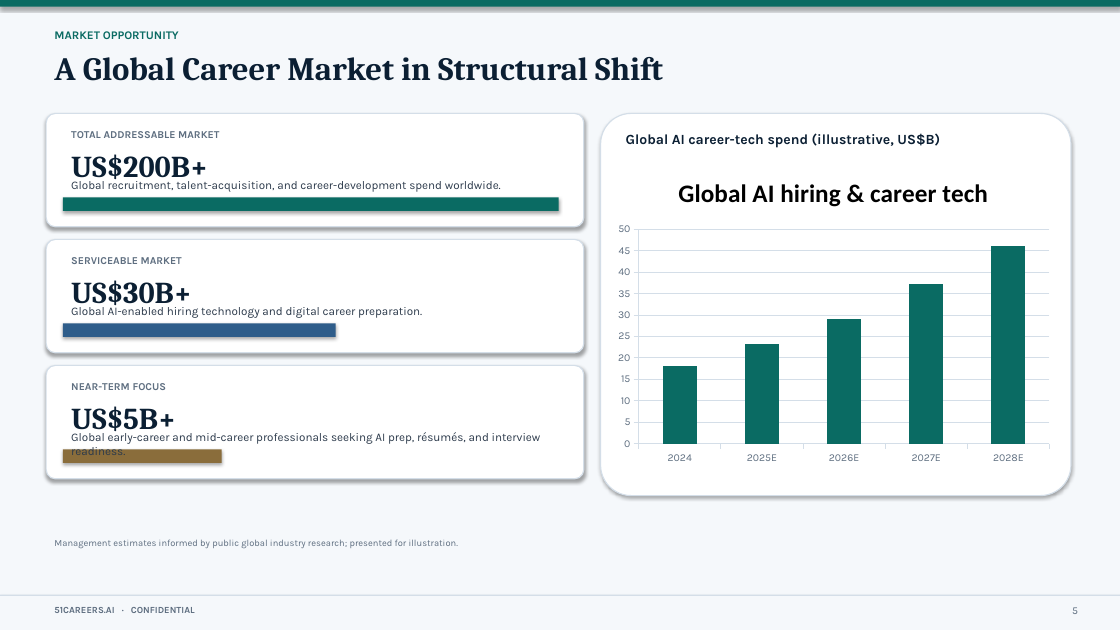
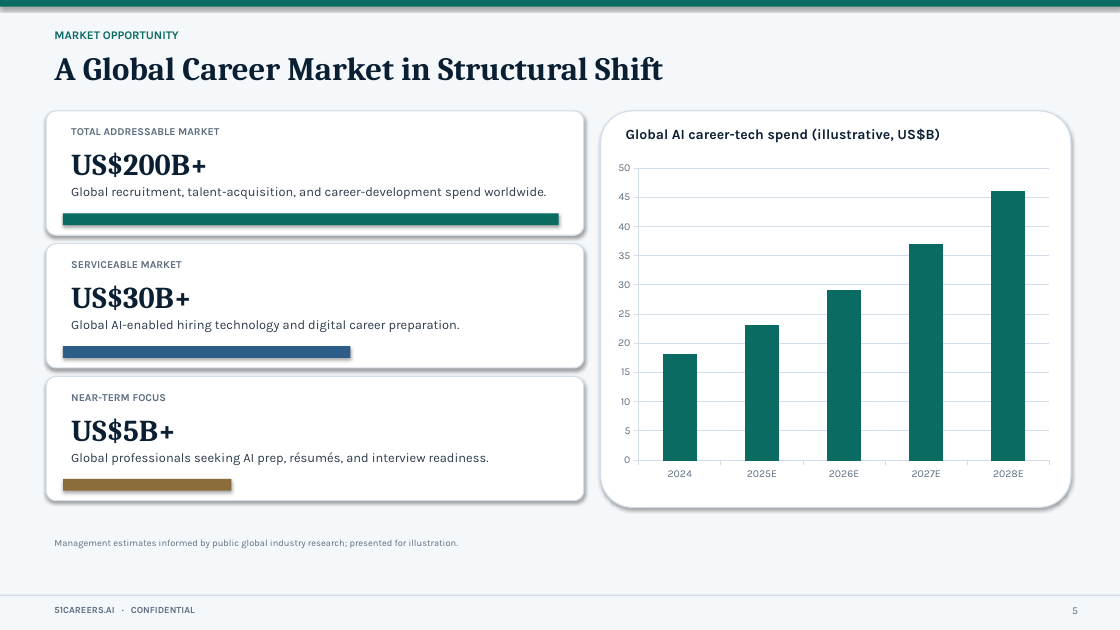
Before and after one commit to anthonyleedu/anthonyleedu, a slide deck: slide 5 of 51Careers_AI_Investor_Presentation.pptx. Drawn at 1120x630 pixels with LibreOffice and Linux fonts; fonts in the diff are those of the drawing. Boxes give left, top, right and bottom in pixels: in the first picture for what was removed or moved away, otherwise in the second. Text is boxed around its words. In the diff, an @@ line names an element or a change of style, - is before the commit and + after.

```diff
--- a/51Careers_AI_Investor_Presentation.pptx
+++ b/51Careers_AI_Investor_Presentation.pptx
@@ rounded rectangle: place and size @@
-rounded rectangle at box(46, 113, 584, 227)
+rounded rectangle at box(46, 111, 584, 235)
@@ rounded rectangle: place and size @@
-rounded rectangle at box(601, 113, 1071, 496)
+rounded rectangle at box(601, 111, 1071, 507)
@@ text "US$200B+" rewrapped from box(71, 154, 208, 183) to box(71, 152, 208, 177) @@
@@ text "Global AI career-tech spend (illustrative, ...": place and size @@
-text "Global AI career-tech spend (illustrative, ..." at box(626, 133, 940, 148)
+text "Global AI career-tech spend (illustrative, ..." at box(626, 128, 940, 143)
@@ column chart at box(609, 155, 1059, 487) @@
@@ title "Global AI hiring & career tech" removed @@
-Global AI hiring & career tech: 18, 23, 29, 37, 46
+Series 1: 18, 23, 29, 37, 46
@@ column chart: place and size @@
-column chart at box(609, 160, 1059, 471)
+column chart at box(609, 155, 1059, 487)
@@ text "Global recruitment, talent-acquisition, and career-developme ..." at box(71, 187, 546, 199): size 10 to 11 pt @@
@@ rectangle: place and size @@
-rectangle at box(63, 197, 559, 211)
+rectangle at box(63, 213, 559, 225)
@@ rounded rectangle: place and size @@
-rounded rectangle at box(46, 239, 584, 353)
+rounded rectangle at box(46, 244, 584, 368)
@@ text "SERVICEABLE MARKET": place and size @@
-text "SERVICEABLE MARKET" at box(71, 257, 182, 264)
+text "SERVICEABLE MARKET" at box(71, 261, 182, 268)
@@ text "US$30B+" rewrapped from box(71, 280, 192, 309) to box(71, 285, 192, 310) @@
@@ text "Global AI-enabled hiring technology and ..." at box(71, 320, 460, 332): size 10 to 11 pt @@
@@ text "Global AI-enabled hiring technology and ...": place and size @@
-text "Global AI-enabled hiring technology and ..." at box(71, 307, 422, 318)
+text "Global AI-enabled hiring technology and ..." at box(71, 320, 460, 332)
@@ rectangle: place and size @@
-rectangle at box(63, 323, 336, 337)
+rectangle at box(63, 346, 350, 358)
@@ rounded rectangle: place and size @@
-rounded rectangle at box(46, 365, 584, 479)
+rounded rectangle at box(46, 376, 584, 501)
@@ text "NEAR-TERM FOCUS": place and size @@
-text "NEAR-TERM FOCUS" at box(71, 383, 167, 390)
+text "NEAR-TERM FOCUS" at box(71, 394, 167, 401)
@@ text "US$5B+" rewrapped from box(71, 406, 176, 435) to box(71, 418, 176, 443) @@
@@ rectangle: place and size @@
-rectangle at box(63, 450, 222, 463)
+rectangle at box(63, 479, 232, 491)
@@ text at box(71, 452, 489, 465): text changed; size 10 to 11 pt @@
-Global early-career and mid-career professionals seeking AI prep, résumés, and interview readiness.
+Global professionals seeking AI prep, résumés, and interview readiness.
```
Also in this commit, not shown: 11 other slides changed, 1 other file.
